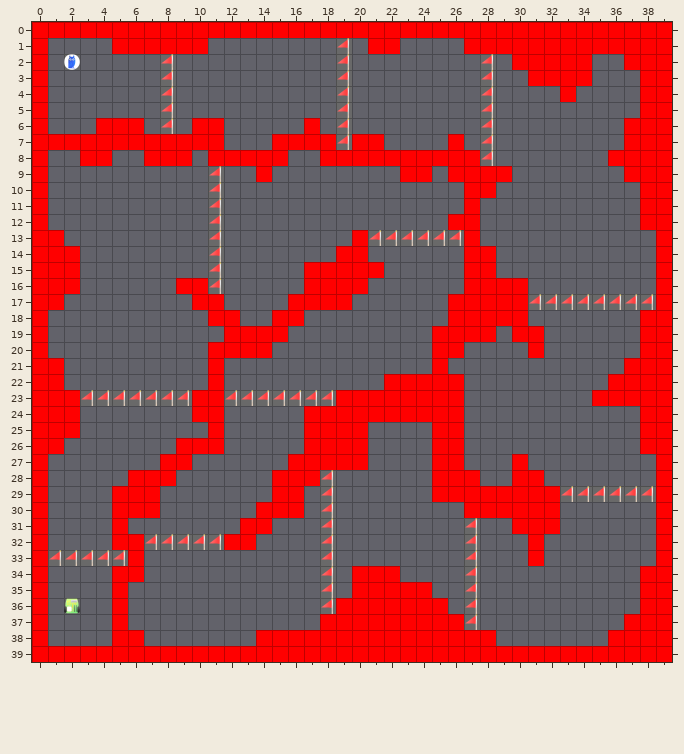
Level history. Tiled map (JSON): src/map/level_11.tmj. Above: the version before the commit.
Cells are 64x64 px. Shown: x 0..39, y 0..39.
The result:
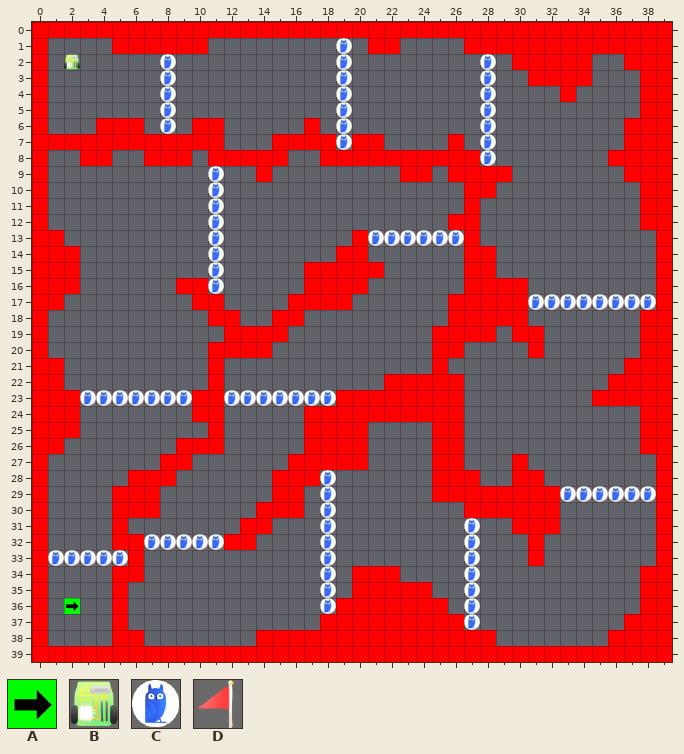
Key: from "tile": A 2, B 5, C 6, D 7.
_ is an empty cell, . an unchanged one.
From old to new:
--- layer "Tile Layer 1"
@@ x 2..38 @@
- 1 .................D...................
- 2 C.....D..........D........D..........
- 3 ......D..........D........D..........
- 4 ......D..........D........D..........
- 5 ......D..........D........D..........
- 6 ......D..........D........D..........
- 7 .................D........D..........
- 8 ..........................D..........
- 9 .........D...........................
-10 .........D...........................
-11 .........D...........................
-12 .........D...........................
-13 .........D.........DDDDDD............
-14 .........D...........................
-15 .........D...........................
-16 .........D...........................
-17 .............................DDDDDDDD
+ 1 .................C...................
+ 2 B.....C..........C........C..........
+ 3 ......C..........C........C..........
+ 4 ......C..........C........C..........
+ 5 ......C..........C........C..........
+ 6 ......C..........C........C..........
+ 7 .................C........C..........
+ 8 ..........................C..........
+ 9 .........C...........................
+10 .........C...........................
+11 .........C...........................
+12 .........C...........................
+13 .........C.........CCCCCC............
+14 .........C...........................
+15 .........C...........................
+16 .........C...........................
+17 .............................CCCCCCCC
@@ x 3..18 @@
-23 DDDDDDD..DDDDDDD
+23 CCCCCCC..CCCCCCC
@@ x 1..38 @@
-28 .................D....................
-29 .................D..............DDDDDD
-30 .................D....................
-31 .................D........D...........
-32 ......DDDDD......D........D...........
-33 DDDDD............D........D...........
-34 .................D........D...........
-35 .................D........D...........
-36 .B...............D........D...........
-37 ..........................D...........
+28 .................C....................
+29 .................C..............CCCCCC
+30 .................C....................
+31 .................C........C...........
+32 ......CCCCC......C........C...........
+33 CCCCC............C........C...........
+34 .................C........C...........
+35 .................C........C...........
+36 .A...............C........C...........
+37 ..........................C...........
